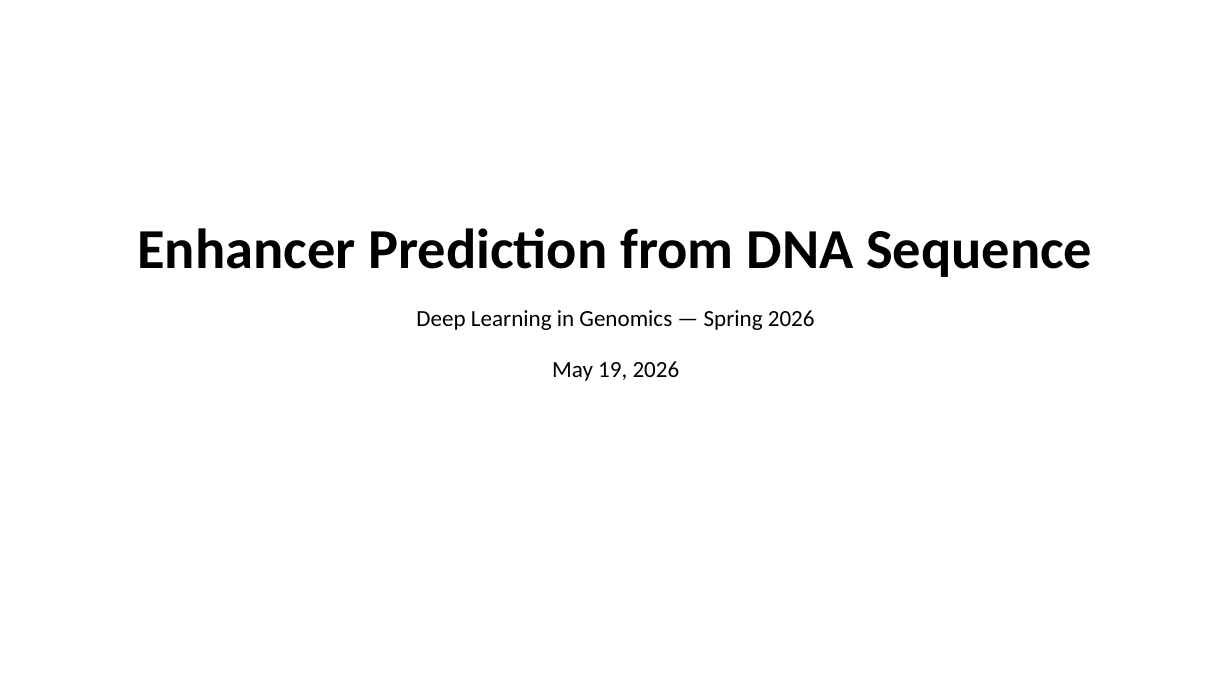
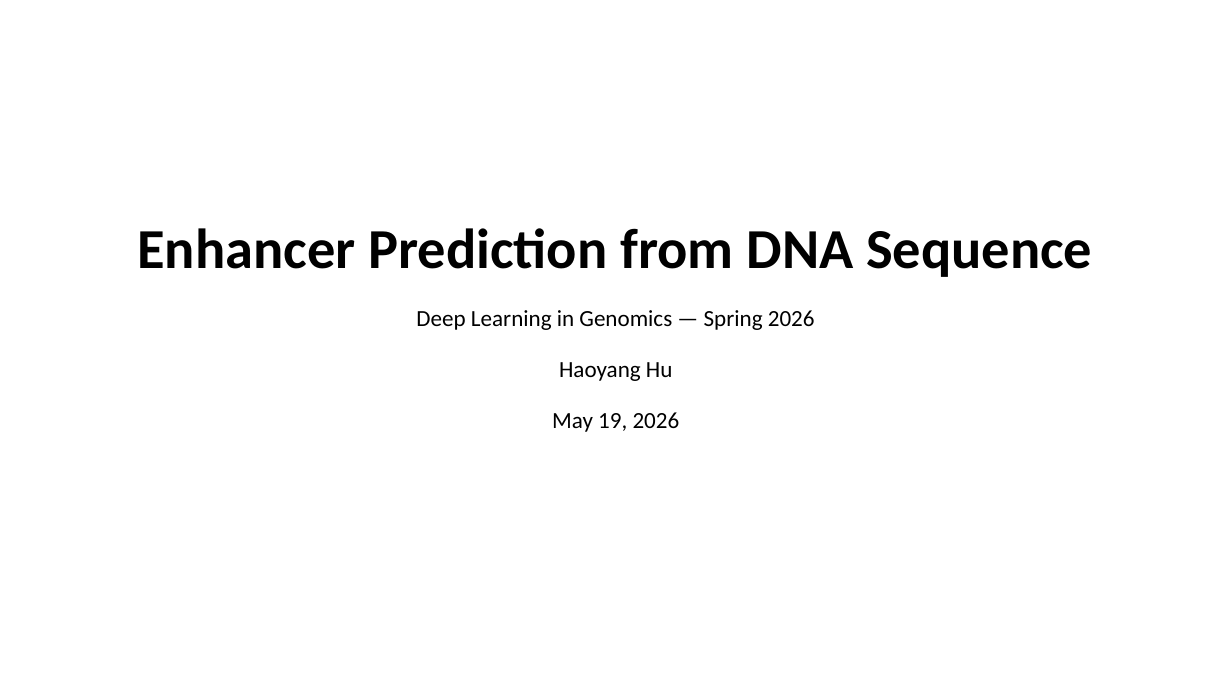
Before and after one commit to hahu1013/enhancer_prediction_k562, a slide deck: slide 1 of slides/K562_enhancer_prediction.pptx. Drawn at 1232x693 pixels with LibreOffice and Linux fonts; fonts in the diff are those of the drawing. Boxes give left, top, right and bottom in pixels: in the first picture for what was removed or moved away, otherwise in the second. Text is boxed around its words. In the diff, an @@ line names an element or a change of style, - is before the commit and + after.

```diff
--- a/slides/K562_enhancer_prediction.pptx
+++ b/slides/K562_enhancer_prediction.pptx
@@ text at <box>559,362,672,381</box>: paragraph added @@
+Haoyang Hu
```
Also in this commit, not shown: 5 other slides changed.
